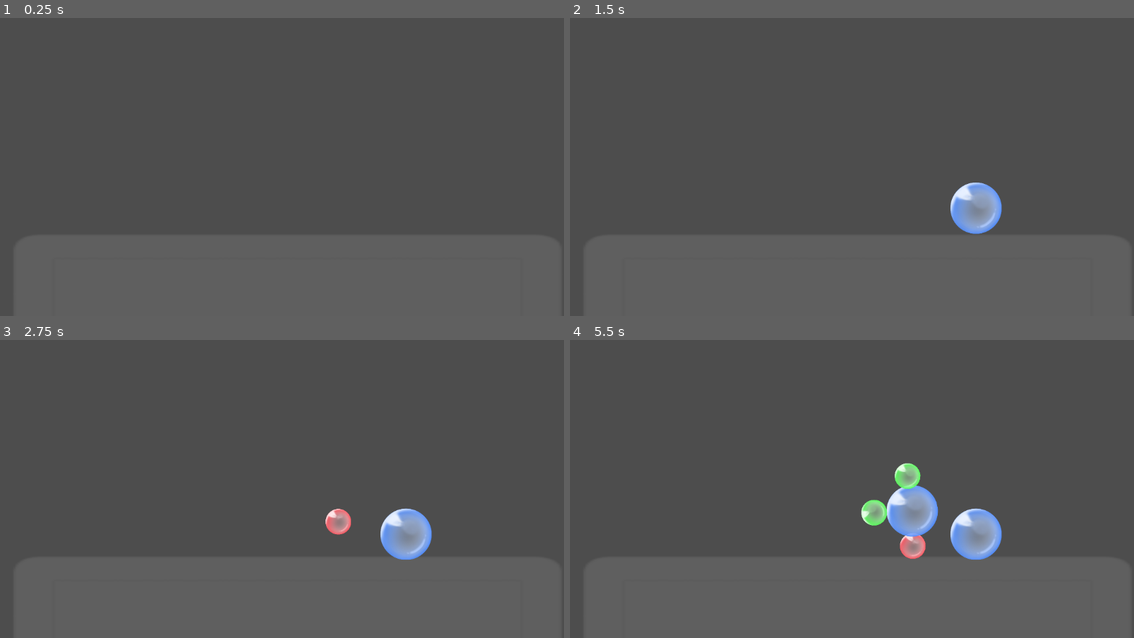
Above: before the commit, frames 1-4 (two rows, left to right).
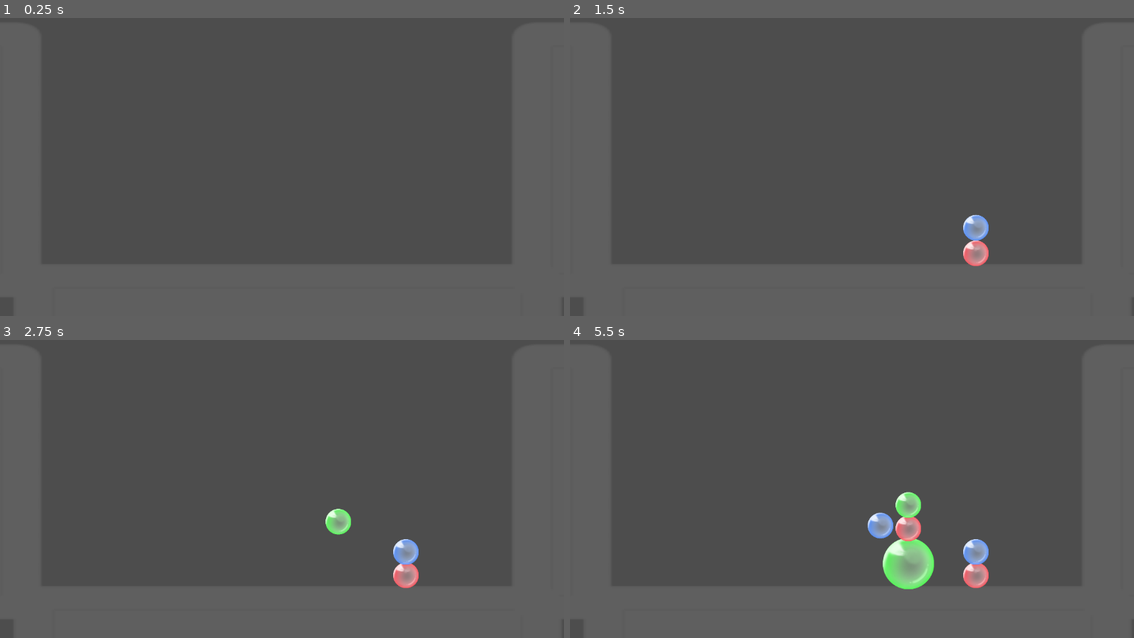
Above: after the commit, the same moments.

Repository: ggjfks25a/Bubble
Game: Godot game, scene res://test.tscn
Two runs of this game, one before a commit and one after it. Both use one fixed random seed, a clock stepped at 60 frames per second and the inputs below. This scene is started directly instead of the project's main scene.
Inputs (mouse positions are in pixels of both pictures, inside the frame that each line leads up to):
- Up to frame 1 (0.25 s): no input
- Up to frame 2 (1.5 s): tap Enter at 0.5 s; move the mouse to (976, 140) at 0.52 s; press the mouse at (976, 140) at 0.53 s; move the mouse to (976, 223) at 1.27 s; release the mouse at (976, 223) at 1.28 s; click (976, 223) at 1.35 s
- Up to frame 3 (2.75 s): tap Space at 2 s; move the mouse to (338, 408) at 2.02 s; press the mouse at (338, 408) at 2.03 s
- Up to frame 4 (5.5 s): move the mouse to (908, 527) at 2.77 s; release the mouse at (908, 527) at 2.78 s; click (908, 527) at 2.85 s; move the mouse to (908, 521) at 3.52 s; press the mouse at (908, 521) at 3.53 s; tap Enter at 4.25 s; move the mouse to (908, 497) at 4.27 s; release the mouse at (908, 497) at 4.28 s; click (908, 497) at 4.35 s; tap Space at 5 s; move the mouse to (880, 480) at 5.02 s; press the mouse at (880, 480) at 5.03 s

The runs differ from the first frame. In frame 2, 1.6% of the frame differs, in the area x 67-77%, y 55-84%; in frame 3, 1.9%; in frame 4, 4.9%, in the area x 51-77%, y 41-84%.

Commit message:
Combo break

Diff:
--- a/Bubbles/blueCell.tscn
+++ b/Bubbles/blueCell.tscn
@@ -51,6 +51,7 @@
 script = ExtResource("1_a75v6")
 
 [node name="RigidBody2D" type="RigidBody2D" parent="." groups=["blue", "bubble"]]
+can_sleep = false
 
 [node name="Sprite2D" type="Sprite2D" parent="RigidBody2D"]
 scale = Vector2(0.25, 0.25)
--- a/Scripts/brekeable_area.gd
+++ b/Scripts/brekeable_area.gd
@@ -7,9 +7,21 @@
 	parent_node = get_parent().get_parent().get_parent()
 	parent_node.connect("activate_breaker_mode", Callable(self, "_activate_breaker_mode"))
 
+func calculate_adjacent_bubbles(parent_area, cummulated_areas):
+	var overlapping_areas = parent_area.get_overlapping_areas()
+	for area in overlapping_areas:
+		if(area not in cummulated_areas) && area.get_parent().get_groups() == parent_area.get_parent().get_groups():
+			cummulated_areas.append(area)
+			calculate_adjacent_bubbles(area, cummulated_areas)
+	return cummulated_areas
+
 func _input_event(viewport, event, shape_idx):
 	if is_active:
 		if event.is_action_pressed("click"):
+			var areas = calculate_adjacent_bubbles(self, [])
+			for area in areas:
+				area.get_parent().get_parent().queue_free()
+			await get_tree().physics_frame
 			get_parent().get_parent().queue_free()
 
 func _activate_breaker_mode(val):
--- a/test.gd
+++ b/test.gd
@@ -34,7 +34,7 @@
 
 func spawn_object(position: Vector2):
 
-	var random_value = randi() % 4 + 1
+	var random_value = randi() % 3 + 1
 
 	# Instantiate the correct scene based on the random value
 	var cell_instance = null
--- a/test.tscn
+++ b/test.tscn
@@ -14,11 +14,29 @@
 [node name="StaticBody2D" type="StaticBody2D" parent="."]
 
 [node name="CollisionShape2D" type="CollisionShape2D" parent="StaticBody2D"]
-position = Vector2(585, 768.25)
+position = Vector2(585, 828.25)
 shape = SubResource("RectangleShape2D_jvmpg")
 
 [node name="Sprite2D" type="Sprite2D" parent="StaticBody2D"]
-position = Vector2(587.5, 772.5)
+position = Vector2(587.5, 832.5)
+scale = Vector2(4.66797, 2.76953)
+texture = ExtResource("2_b7w3m")
+
+[node name="CollisionShape2D2" type="CollisionShape2D" parent="StaticBody2D"]
+position = Vector2(-478, 334.25)
+shape = SubResource("RectangleShape2D_jvmpg")
+
+[node name="Sprite2D2" type="Sprite2D" parent="StaticBody2D"]
+position = Vector2(-475.5, 338.5)
+scale = Vector2(4.66797, 2.76953)
+texture = ExtResource("2_b7w3m")
+
+[node name="CollisionShape2D3" type="CollisionShape2D" parent="StaticBody2D"]
+position = Vector2(1603, 334.25)
+shape = SubResource("RectangleShape2D_jvmpg")
+
+[node name="Sprite2D3" type="Sprite2D" parent="StaticBody2D"]
+position = Vector2(1605.5, 338.5)
 scale = Vector2(4.66797, 2.76953)
 texture = ExtResource("2_b7w3m")
 
